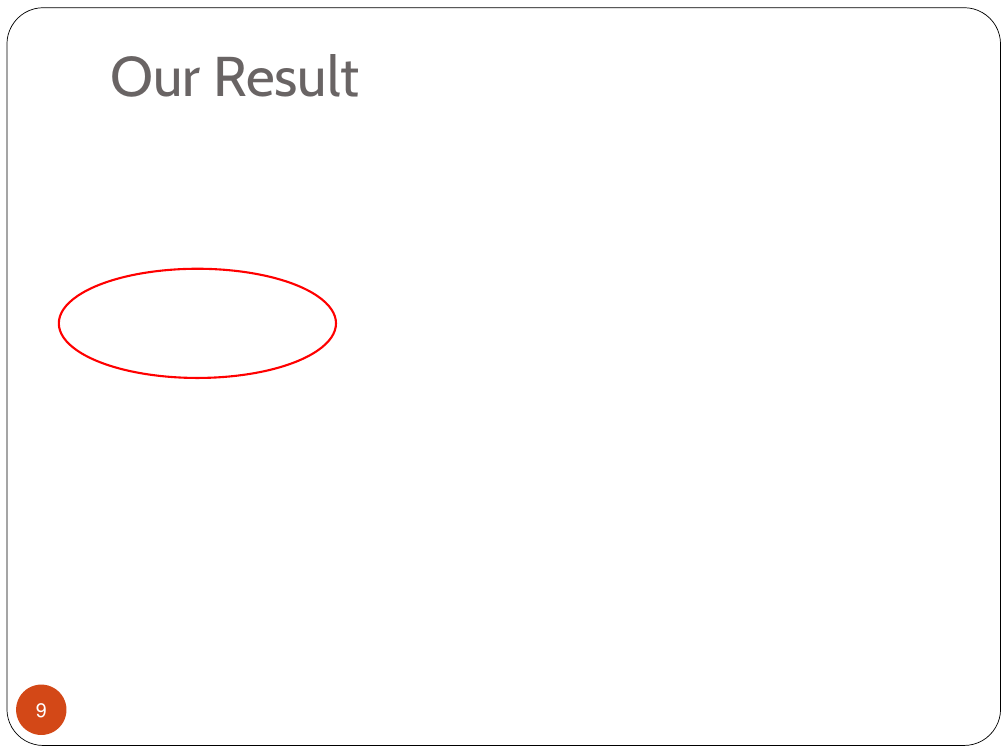
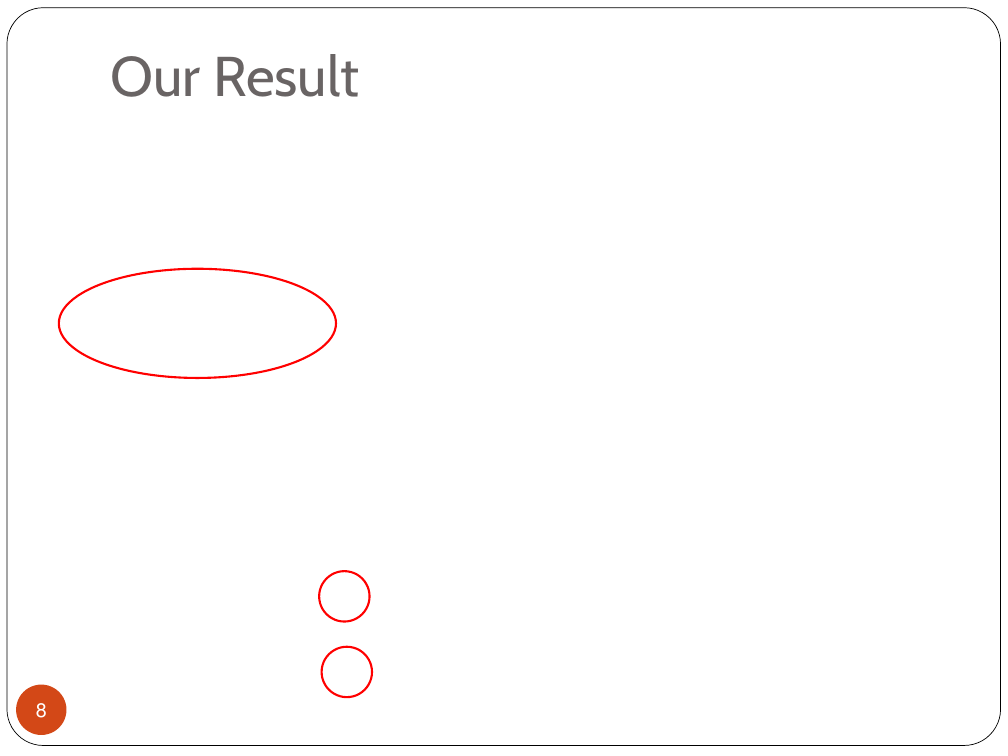
Before and after one commit to iftachh/MyHomepage, a slide deck: slide 8 of papers/CoinFlipping/Seminar.pptx (slide 9 before the commit). Drawn at 1008x756 pixels with LibreOffice and Linux fonts; fonts in the diff are those of the drawing; grey boxes stand for pictures. Boxes give left, top, right and bottom in pixels: in the first picture for what was removed or moved away, otherwise in the second. Text is boxed around its words. In the diff, an @@ line names an element or a change of style, - is before the commit and + after.

```diff
--- a/papers/CoinFlipping/Seminar.pptx
+++ b/papers/CoinFlipping/Seminar.pptx
@@ ellipse added at [320, 572, 370, 622], outline #FF0000 1.5 pt @@
@@ ellipse added at [322, 647, 372, 698], outline #FF0000 1.5 pt @@
@@ page number at [36, 703, 47, 718]: text changed @@
-9
+8
```
Also in this commit, not shown: 20 other slides changed, 1 slide added, 4 slides removed.
